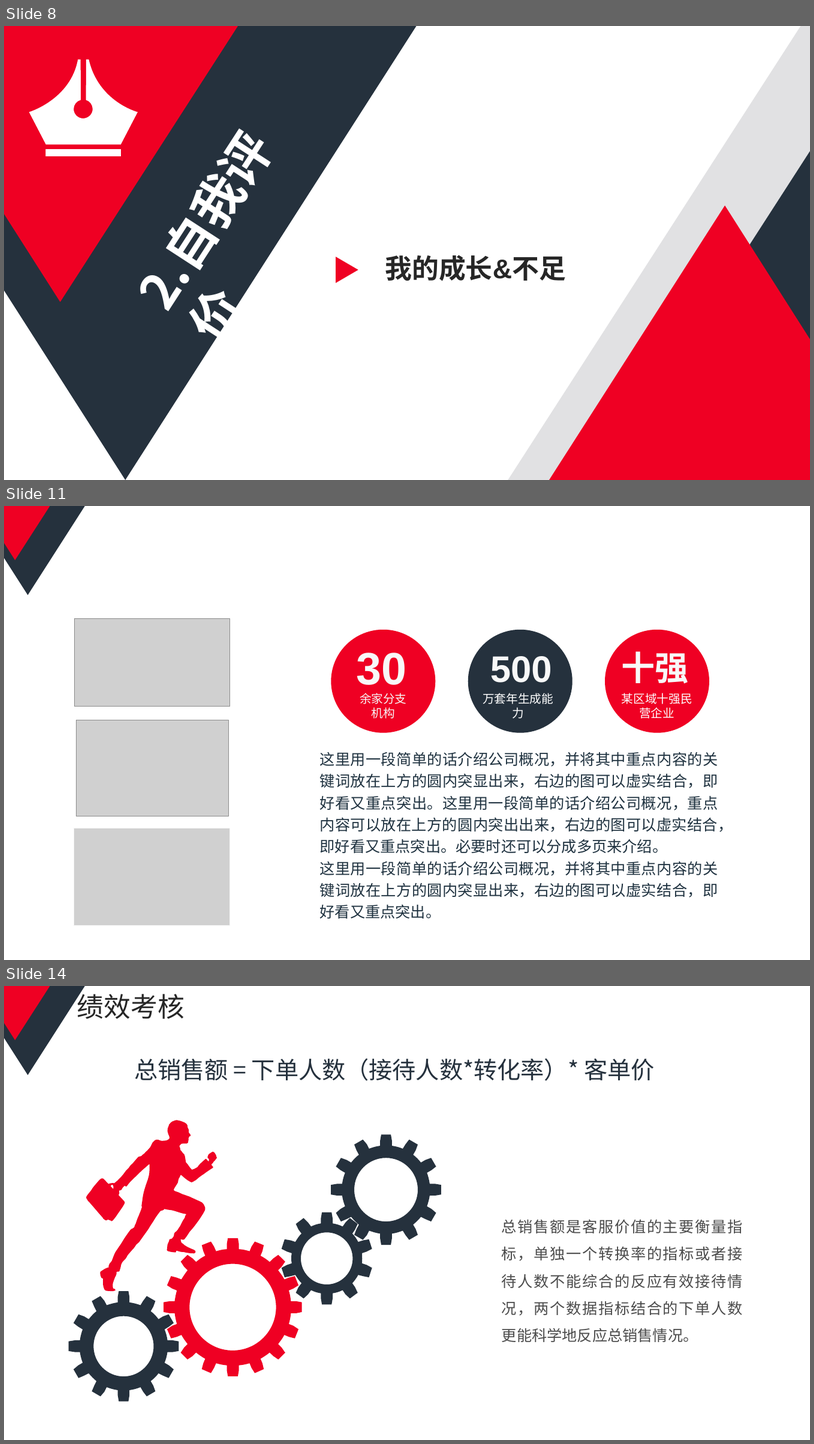
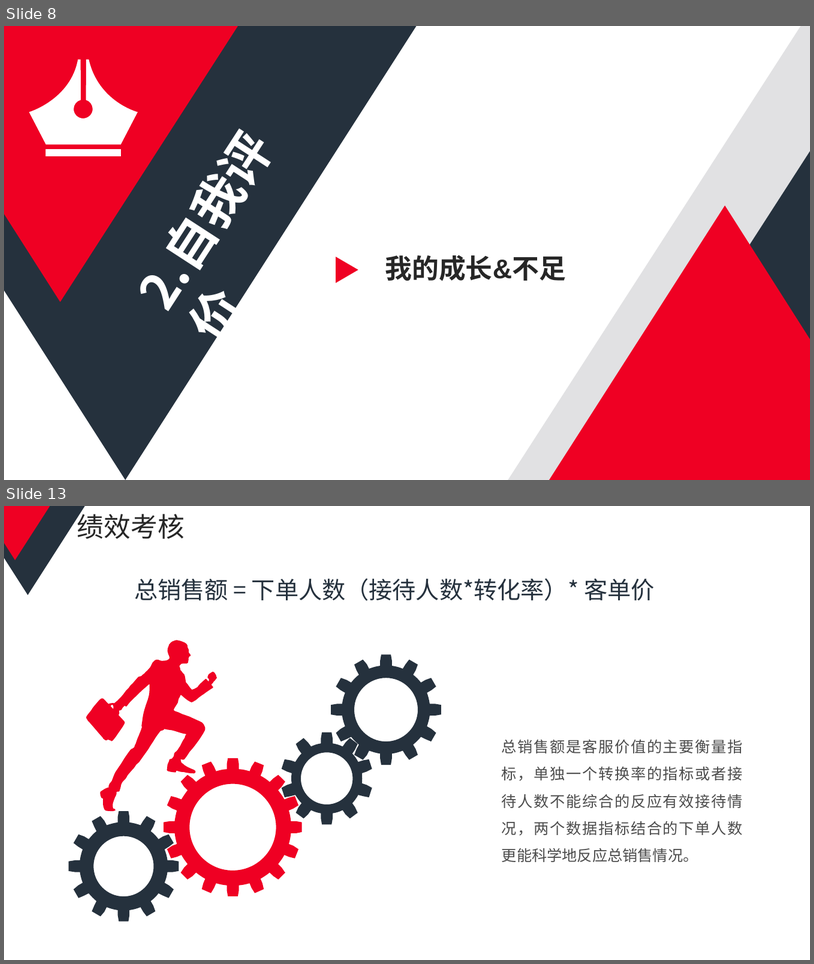
Before and after one commit to fredwo/min_document, a slide deck: 述职报告.pptx. Shown one above the other, each under a label of ours: slides 8, 11 and 14 before the commit, slides 8 and 13 after it; the slides between them are not shown. The pictures are 814x1444 and 814x964 pixels, drawn with LibreOffice and Linux fonts; fonts in the diff are those of the drawing; grey boxes stand for pictures. Boxes give left, top, right and bottom in pixels: in the first picture for what was removed or moved away, otherwise in the second. Text is boxed around its words. In the diff, an @@ line names an element or a change of style, - is before the commit and + after.

```diff
--- a/述职报告.pptx
+++ b/述职报告.pptx
@@ slide 11 removed at (4, 506, 810, 960), background #FFFFFF @@
@@ freeform shape removed at (4, 506, 85, 595) @@
@@ freeform shape removed at (4, 506, 50, 560) @@
@@ picture removed at (75, 619, 230, 706) @@
@@ ellipse removed at (331, 630, 436, 733) @@
@@ ellipse removed at (468, 630, 573, 733) @@
@@ ellipse removed at (605, 630, 710, 733) @@
@@ text removed at (357, 652, 407, 685) @@
-30
@@ text removed at (491, 656, 552, 682) @@
-500
@@ text removed at (622, 651, 689, 684) @@
-十强
@@ text removed at (360, 693, 407, 718) @@
-余家分支机构
@@ text removed at (483, 693, 554, 718) @@
-万套年生成能力
@@ text removed at (622, 693, 693, 718) @@
-某区域十强民营企业
@@ picture removed at (76, 720, 228, 816) @@
@@ text removed at (320, 751, 734, 918) @@
-这里用一段简单的话介绍公司概况，并将其中重点内容的关键词放在上方的圆内突显出来，右边的图可以虚实结合，即好看又重点突出。这里用一段简单的话介绍公司概况，重点内容可以放在上方的圆内突出出来，右边的图可以虚实结合，即好看又重点突出。必要时还可以分成多页来介绍。
-这里用一段简单的话介绍公司概况，并将其中重点内容的关键词放在上方的圆内突显出来，右边的图可以虚实结合，即好看又重点突出。
@@ picture removed at (74, 828, 230, 925) @@
@@ what was slide 14 is now slide 13 @@
```
Also in this commit, not shown: 3 slides changed, 2 slides added, 7 other slides removed, 2 other files.
